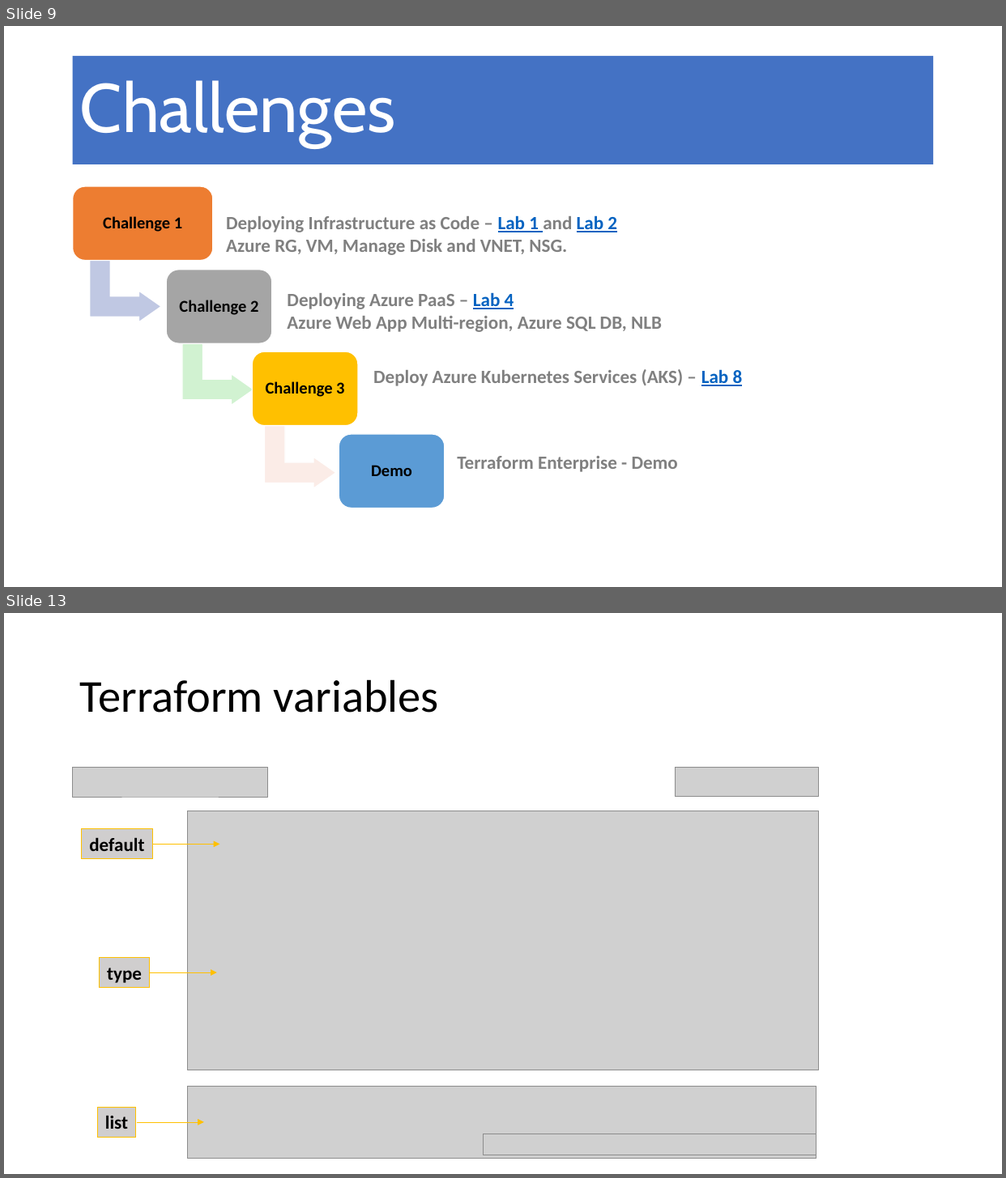
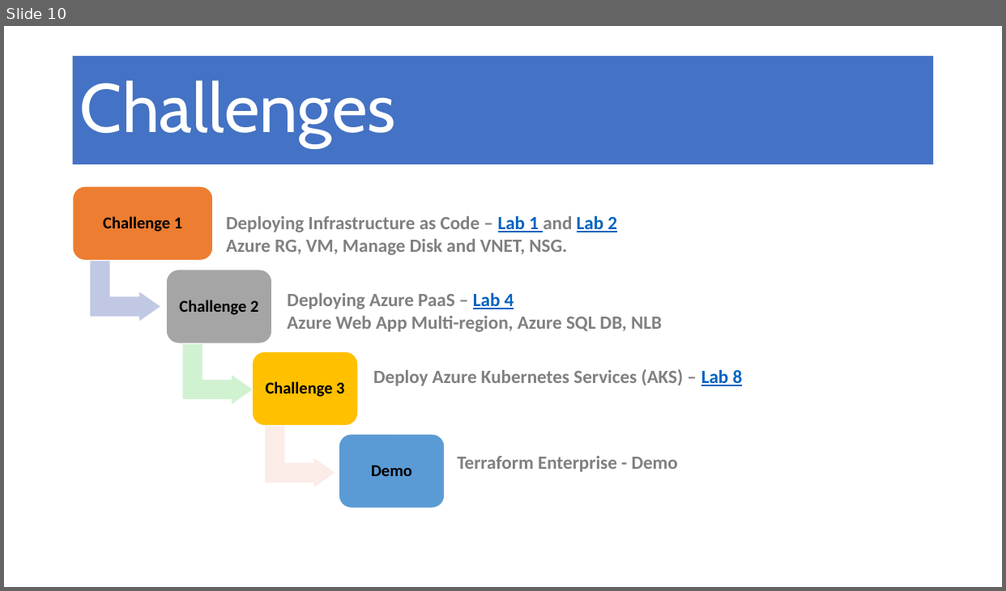
Before and after one commit to masmawi/MultiCloud, a slide deck: Multi-cloud Orchestration with Terraform.pptx. Shown one above the other, each under a label of ours: slides 9 and 13 before the commit, slide 10 after it; the slides between them are not shown. The pictures are 1006x1178 and 1006x591 pixels, drawn with LibreOffice and Linux fonts; fonts in the diff are those of the drawing; grey boxes stand for pictures. Boxes give left, top, right and bottom in pixels: in the first picture for what was removed or moved away, otherwise in the second. Text is boxed around its words. In the diff, an @@ line names an element or a change of style, - is before the commit and + after.

```diff
--- a/Multi-cloud Orchestration with Terraform.pptx
+++ b/Multi-cloud Orchestration with Terraform.pptx
@@ slide 13 removed at (4, 613, 1002, 1174), background #FFFFFF @@
@@ title removed at (80, 679, 439, 713) @@
-Terraform variables
@@ picture removed at (73, 768, 268, 797) @@
@@ picture removed at (675, 767, 819, 797) @@
@@ rectangle removed at (82, 829, 153, 859) @@
-default
@@ picture removed at (187, 811, 819, 1071) @@
@@ arrow removed from (152, 845) to (219, 845) @@
@@ rectangle removed at (99, 957, 149, 987) @@
-type
@@ arrow removed from (149, 973) to (216, 973) @@
@@ picture removed at (187, 1086, 817, 1159) @@
@@ rectangle removed at (98, 1107, 136, 1137) @@
-list
@@ arrow removed from (137, 1122) to (204, 1122) @@
@@ picture removed at (484, 1134, 817, 1155) @@
@@ what was slide 9 is now slide 10 @@
```
Also in this commit, not shown: 2 slides changed, 2 slides added, 1 other slide removed.
